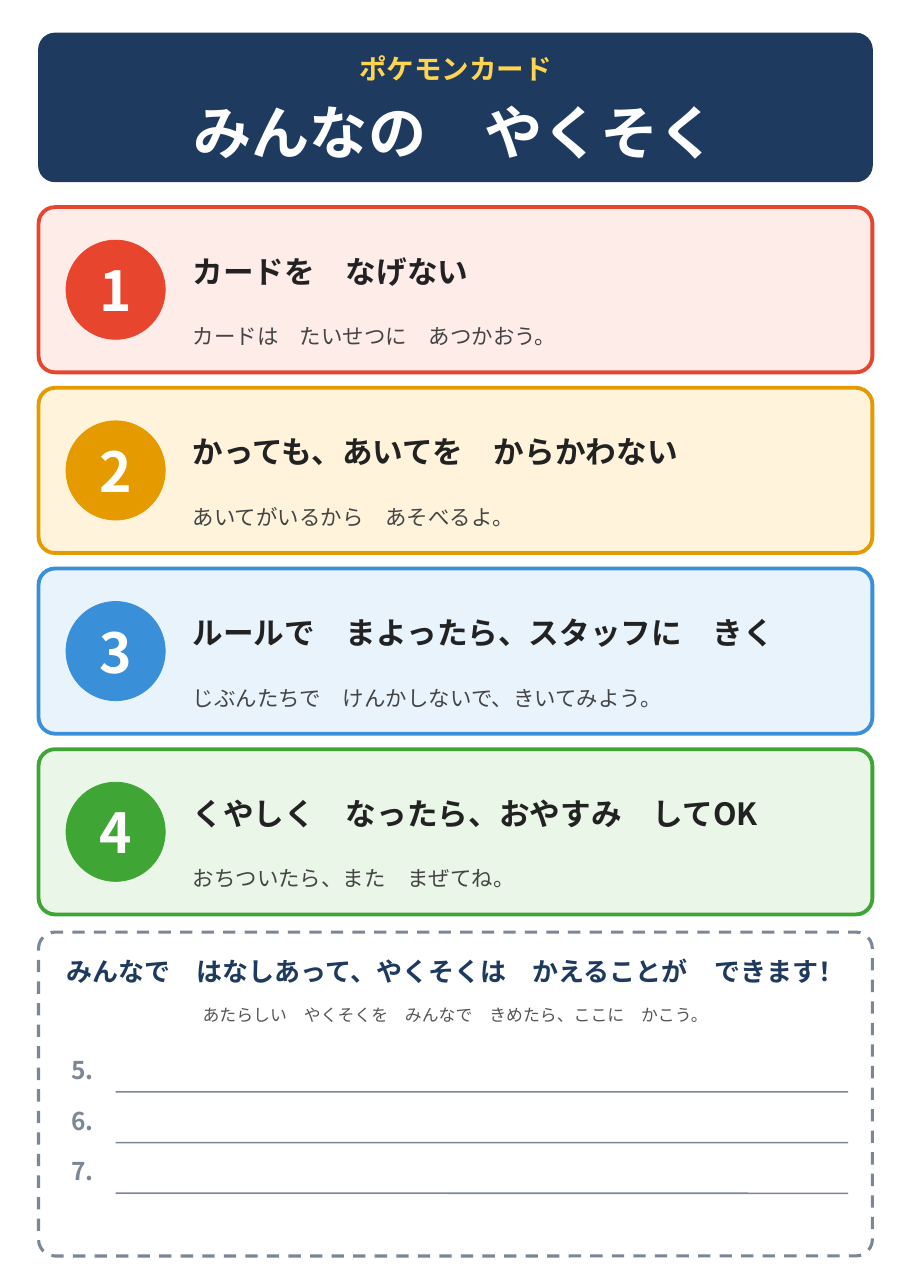
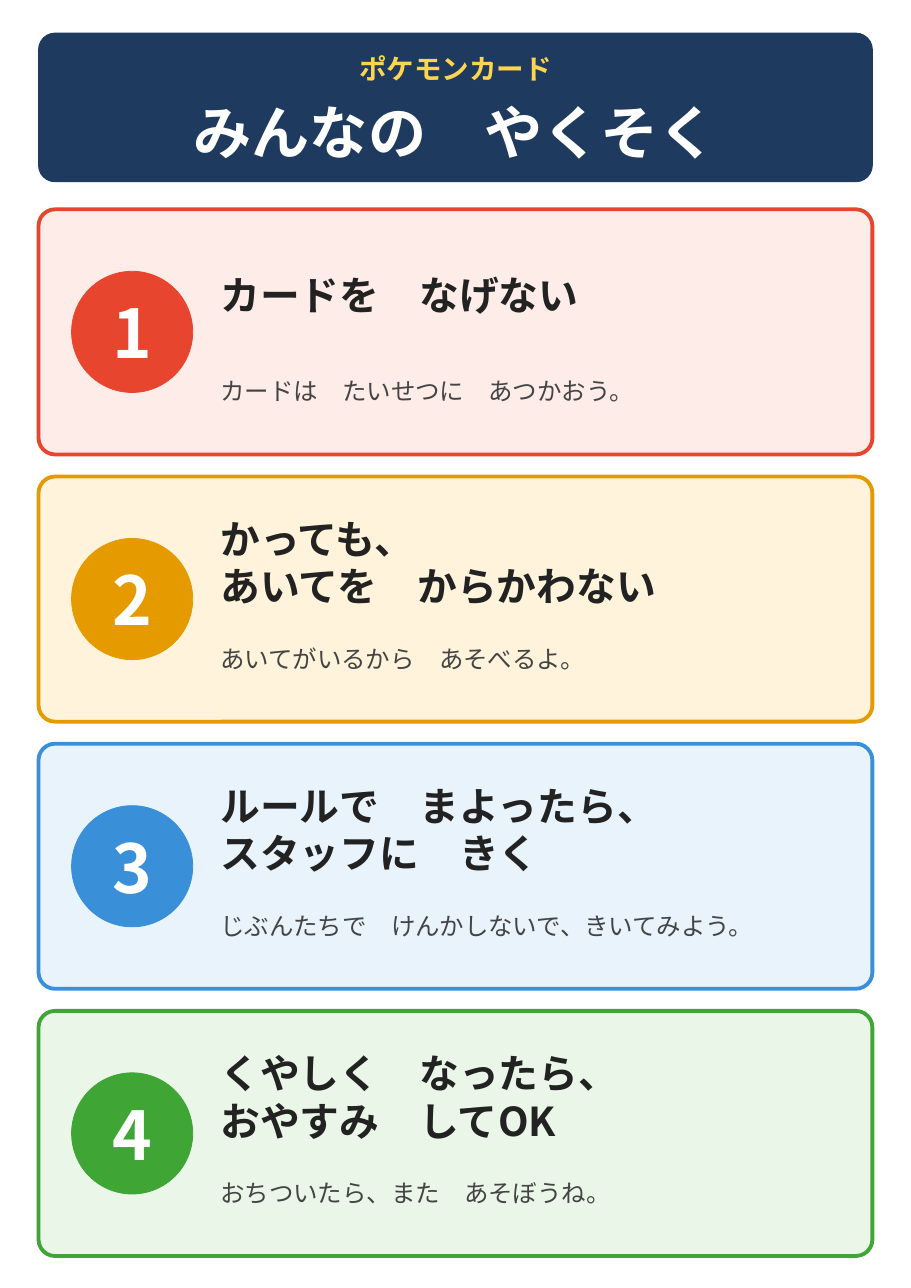
Before and after one commit to bonukun1021/hokago-day-service, a slide deck: slide 1 of pokemon-card-yakusoku-poster.pptx. Drawn at 911x1288 pixels with LibreOffice and Linux fonts; fonts in the diff are those of the drawing. Boxes give left, top, right and bottom in pixels: in the first picture for what was removed or moved away, otherwise in the second. Text is boxed around its words. In the diff, an @@ line names an element or a change of style, - is before the commit and + after.

```diff
--- a/pokemon-card-yakusoku-poster.pptx
+++ b/pokemon-card-yakusoku-poster.pptx
@@ rounded rectangle: place and size @@
-rounded rectangle at (39, 207, 872, 372)
+rounded rectangle at (39, 209, 872, 455)
@@ text "カードを なげない": place and size @@
-text "カードを なげない" at (193, 257, 469, 286)
+text "カードを なげない" at (220, 276, 578, 314)
@@ text "カードを なげない" at (220, 276, 578, 314): size 20 to 26 pt @@
@@ text "1": place and size @@
-text "1" at (99, 270, 131, 311)
+text "1" at (112, 308, 152, 358)
@@ ellipse: place and size @@
-ellipse at (66, 240, 165, 339)
+ellipse at (72, 271, 193, 392)
@@ text "カードは たいせつに あつかおう。": place and size @@
-text "カードは たいせつに あつかおう。" at (193, 327, 556, 346)
+text "カードは たいせつに あつかおう。" at (220, 380, 634, 402)
@@ rounded rectangle: place and size @@
-rounded rectangle at (39, 388, 872, 553)
+rounded rectangle at (39, 477, 872, 723)
@@ text "2": place and size @@
-text "2" at (99, 450, 131, 492)
+text "2" at (112, 574, 152, 625)
@@ ellipse: place and size @@
-ellipse at (66, 421, 165, 520)
+ellipse at (72, 539, 193, 660)
@@ text at (220, 522, 656, 604): text changed; size 20 to 26 pt @@
-かっても、あいてを からかわない
+かっても、
+あいてを からかわない
@@ text "あいてがいるから あそべるよ。": place and size @@
-text "あいてがいるから あそべるよ。" at (193, 507, 514, 527)
+text "あいてがいるから あそべるよ。" at (220, 647, 585, 670)
@@ rounded rectangle: place and size @@
-rounded rectangle at (39, 568, 872, 734)
+rounded rectangle at (39, 744, 872, 989)
@@ text "3": place and size @@
-text "3" at (99, 631, 131, 674)
+text "3" at (112, 842, 152, 894)
@@ ellipse: place and size @@
-ellipse at (66, 601, 165, 701)
+ellipse at (72, 805, 193, 926)
@@ text at (220, 789, 657, 872): text changed; size 20 to 26 pt @@
-ルールで まよったら、スタッフに きく
+ルールで まよったら、
+スタッフに きく
@@ size 14 to 16 pt in 3 elements at (220, 380, 634, 402), (220, 647, 585, 670), (220, 915, 753, 937) @@
@@ text "じぶんたちで けんかしないで、きいてみよう。": place and size @@
-text "じぶんたちで けんかしないで、きいてみよう。" at (193, 689, 662, 708)
+text "じぶんたちで けんかしないで、きいてみよう。" at (220, 915, 753, 937)
@@ rounded rectangle removed at (39, 932, 872, 1256) @@
@@ text removed at (66, 958, 844, 983) @@
-みんなで はなしあって、やくそくは かえることが できます！
@@ proportions changed in 4 elements at (39, 209, 872, 455), (39, 477, 872, 723), (39, 744, 872, 989), (39, 1011, 872, 1257) @@
@@ rounded rectangle: place and size @@
-rounded rectangle at (39, 749, 872, 914)
+rounded rectangle at (39, 1011, 872, 1257)
@@ text removed at (203, 1007, 707, 1022) @@
-あたらしい やくそくを みんなで きめたら、ここに かこう。
@@ size 36 to 44 pt in 4 elements at (112, 308, 152, 358), (112, 574, 152, 625), (112, 842, 152, 894), (112, 1110, 152, 1160) @@
@@ text "4": place and size @@
-text "4" at (99, 812, 131, 853)
+text "4" at (112, 1110, 152, 1160)
@@ ellipse: place and size @@
-ellipse at (66, 782, 165, 881)
+ellipse at (72, 1073, 193, 1194)
@@ text removed at (72, 1061, 94, 1080) @@
-5.
@@ text at (220, 1055, 618, 1139): text changed; size 20 to 26 pt @@
-くやしく なったら、おやすみ してOK
+くやしく なったら、
+おやすみ してOK
@@ line removed from (116, 1092) to (848, 1092) @@
@@ text removed at (72, 1111, 94, 1131) @@
-6.
@@ text removed at (72, 1162, 94, 1180) @@
-7.
@@ line removed from (116, 1142) to (848, 1142) @@
@@ line removed from (116, 1193) to (848, 1193) @@
@@ text at (220, 1182, 610, 1204): text changed; size 14 to 16 pt @@
-おちついたら、また まぜてね。
+おちついたら、また あそぼうね。
```
Also in this commit, not shown: 1 other file.
